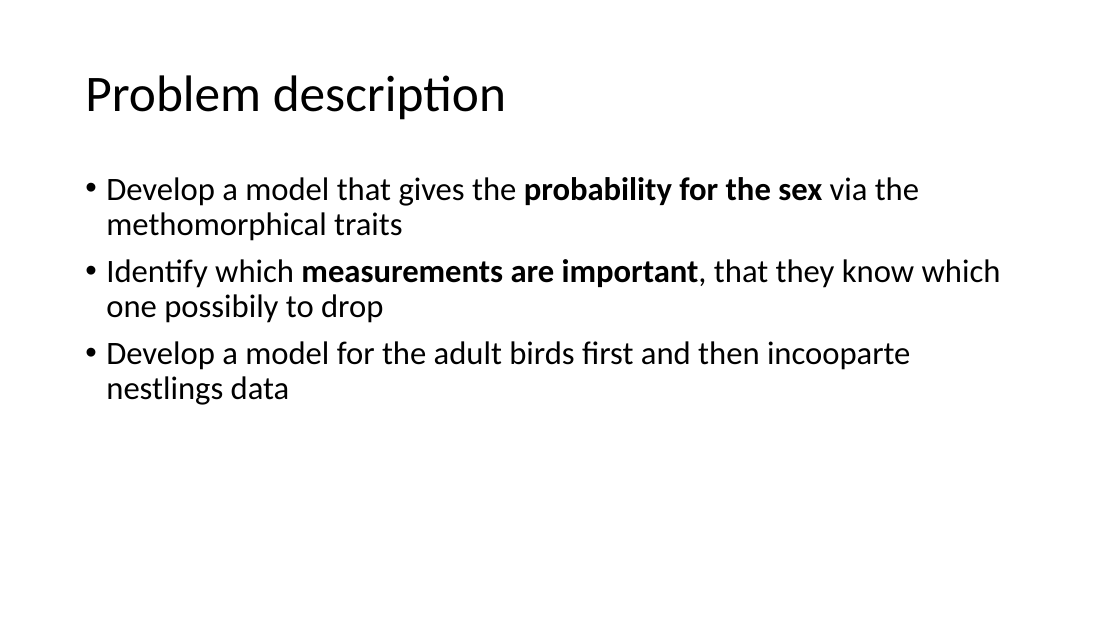
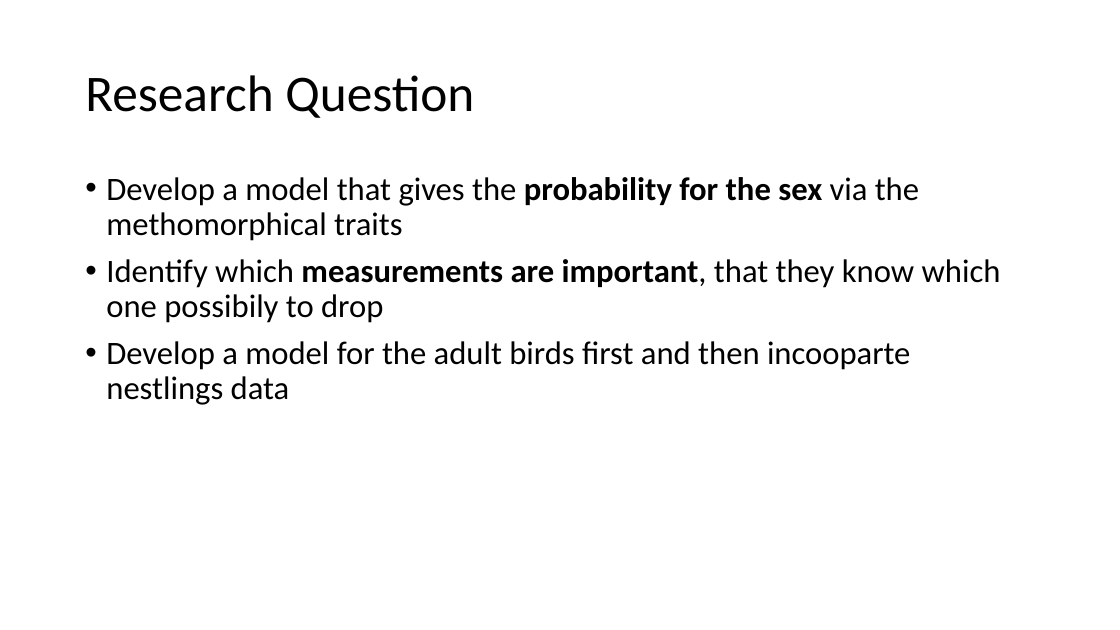
Before and after one commit to chicholob/Snow-finches, a slide deck: slide 4 of initial presentation.pptx. Drawn at 1120x630 pixels with LibreOffice and Linux fonts; fonts in the diff are those of the drawing. Boxes give left, top, right and bottom in pixels: in the first picture for what was removed or moved away, otherwise in the second. Text is boxed around its words. In the diff, an @@ line names an element or a change of style, - is before the commit and + after.

```diff
--- a/initial presentation.pptx
+++ b/initial presentation.pptx
@@ title at bbox=[85, 75, 474, 118]: text changed @@
-Problem description
+Research Question
```
Also in this commit, not shown: 2 other slides changed, 1 slide added, 1 slide removed, 2 other files.
